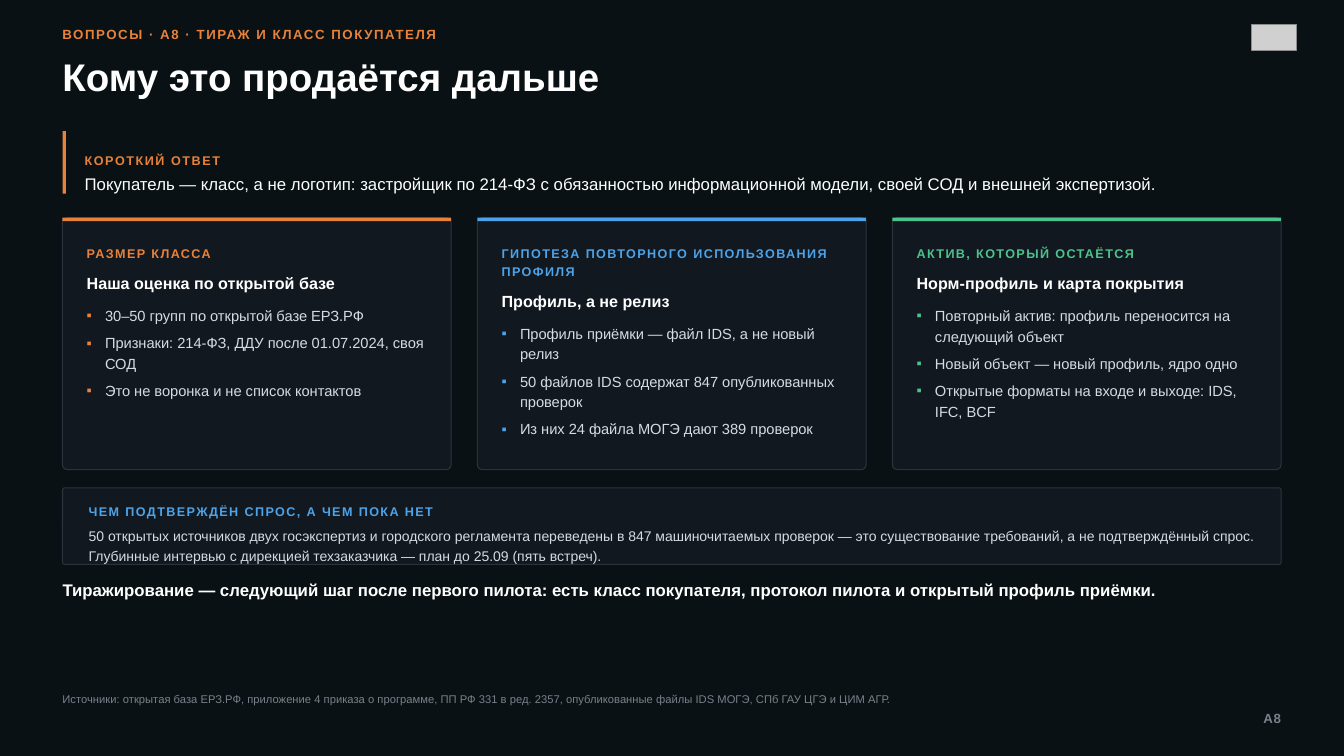
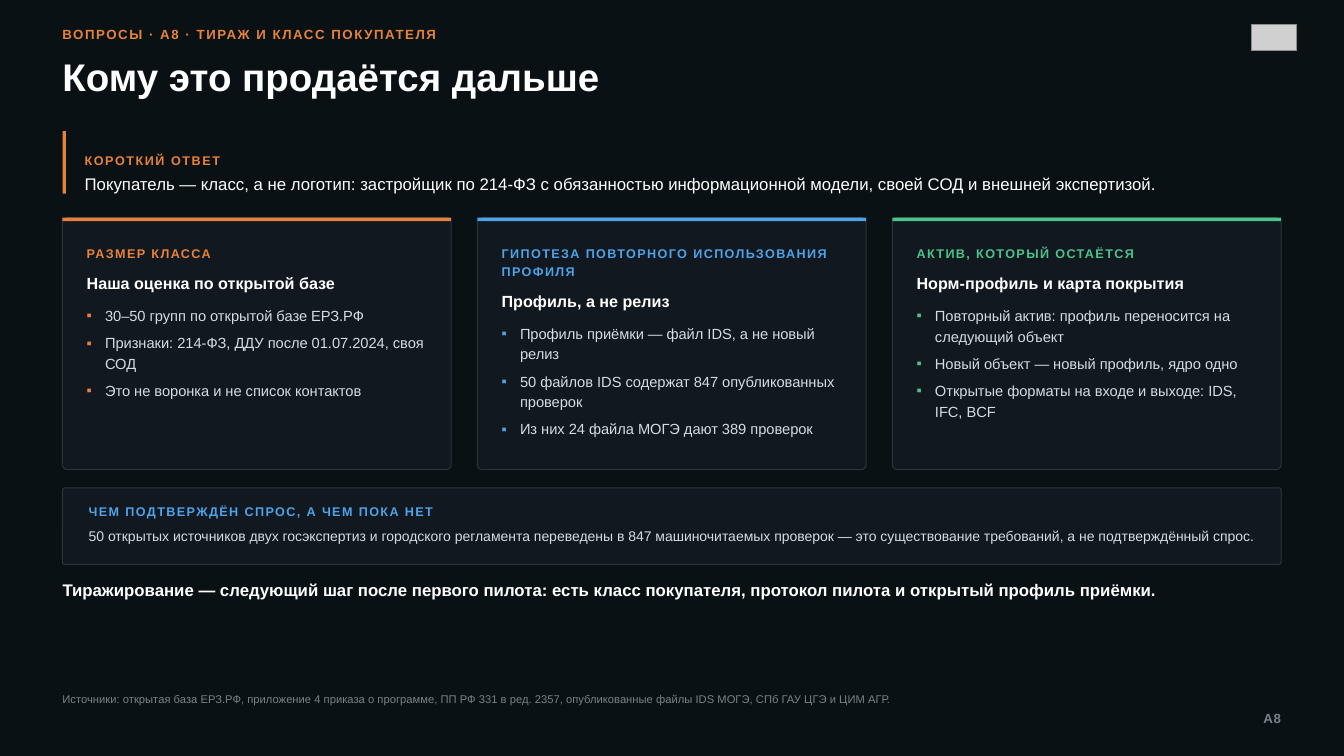
Before and after one commit to KonkovDV/AeroBIM, a slide deck: slide 21 of submission/03-presentation/AeroBIM-full.pptx. Drawn at 1344x756 pixels with LibreOffice and Linux fonts; fonts in the diff are those of the drawing; grey boxes stand for pictures; background and template pictures are left out; a plain dark background stands for a picture behind light text. Boxes give left, top, right and bottom in pixels: in the first picture for what was removed or moved away, otherwise in the second. Text is boxed around its words. In the diff, an @@ line names an element or a change of style, - is before the commit and + after.

```diff
--- a/submission/03-presentation/AeroBIM-full.pptx
+++ b/submission/03-presentation/AeroBIM-full.pptx
@@ text at bbox=[89, 530, 1254, 544]: text changed @@
-50 открытых источников двух госэкспертиз и городского регламента переведены в 847 машиночитаемых проверок — это существование требований, а не подтверждённый спрос. Глубинные интервью с дирекцией техзаказчика — план до 25.09 (пять встреч).
+50 открытых источников двух госэкспертиз и городского регламента переведены в 847 машиночитаемых проверок — это существование требований, а не подтверждённый спрос.
```
Also in this commit, not shown: 19 other slides changed, 1 other file.
